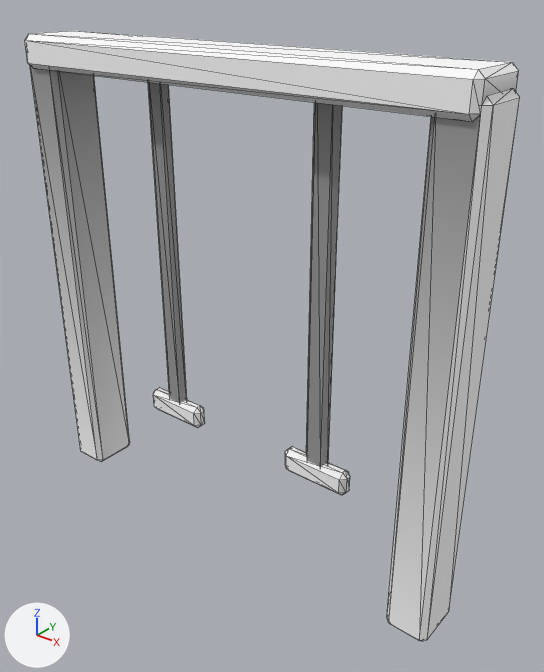
Two versions of the glTF model assets/models/p_swordrack.glb, one commit apart.
One viewpoint serves both versions: a 50 mm lens placed at (0.835, -0.932, 1.035), pointed at (0.063, 0.033, 0.437). Lighting does not change. The marker at lower left points along +X, +Y and +Z. The first picture is the older version. Mesh edges are drawn as thin lines.

The scene before the commit, as lines of its bpy script (objects in view):
```python
mat_swordrack = bpy.data.materials.new('swordrack')
mat_swordrack.use_nodes = True; mat_swordrack.node_tree.nodes.clear()
_N = mat_swordrack.node_tree.nodes; _L = mat_swordrack.node_tree.links
n0 = _N.new('ShaderNodeBsdfPrincipled'); n0.name = 'Principled BSDF'
n0.inputs[2].default_value = 0.95  # 'Roughness'
n1 = _N.new('ShaderNodeOutputMaterial'); n1.name = 'Material Output'
n2 = _N.new('ShaderNodeVertexColor'); n2.name = 'Color Attribute'
_L.new(n0.outputs[0], n1.inputs[0])  # 'BSDF' to 'Surface'
_L.new(n2.outputs[0], n0.inputs[0])  # 'Color' to 'Base Color'
me_cube = bpy.data.meshes.new('Cube')
me_cube.from_pydata(...)  # 152 vertices, 276 faces; spans x -0.46..0.46, y -0.06..0.06, z 0.0..0.93
me_cube.materials.append(mat_swordrack)
ob_swordrack = bpy.data.objects.new('swordrack', me_cube)
ob_swordrack.location = (0.0, 0.0, 0.0)
```
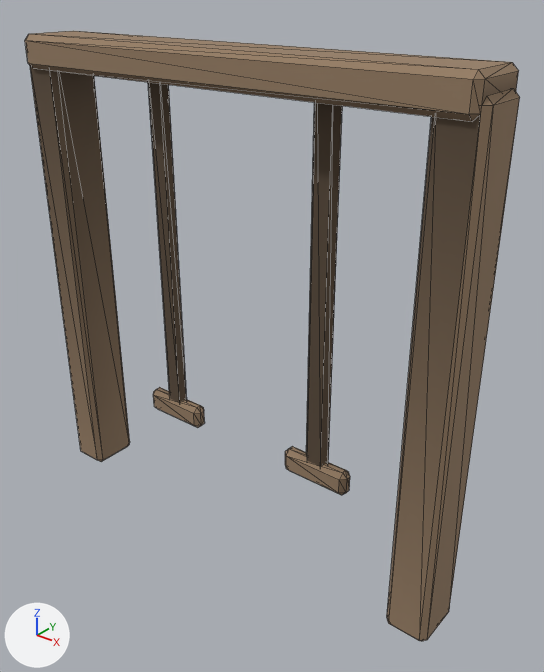
What changed in the scene script:
```text
Change mat_swordrack:
    add n3 = _N.new('ShaderNodeMix'); n3.name = 'Mix'
    add n3.data_type = 'RGBA'
    add n3.blend_type = 'MULTIPLY'
    add n3.inputs[0].default_value = 1.0  # 'Factor'
    add n3.inputs[7].default_value = (0.31, 0.21, 0.13, 1.0)  # 'B', brown #977e65
    where n2 = _N.new('ShaderNodeVertexColor'); n2.name = 'Color Attribute'
    where n0 = _N.new('ShaderNodeBsdfPrincipled'); n0.name = 'Principled BSDF'
    remove _L.new(n2.outputs[0], n0.inputs[0])  # 'Color' to 'Base Color'
    add _L.new(n3.outputs[2], n0.inputs[0])  # 'Result' to 'Base Color'
    add _L.new(n2.outputs[0], n3.inputs[6])  # 'Color' to 'A'
```

Boxes (x1, y1, x2, y2) around the edits, measured in the pictures (544 x 672 px):
'swordrack', recoloured (darker)
    both: (25, 31, 520, 641)
